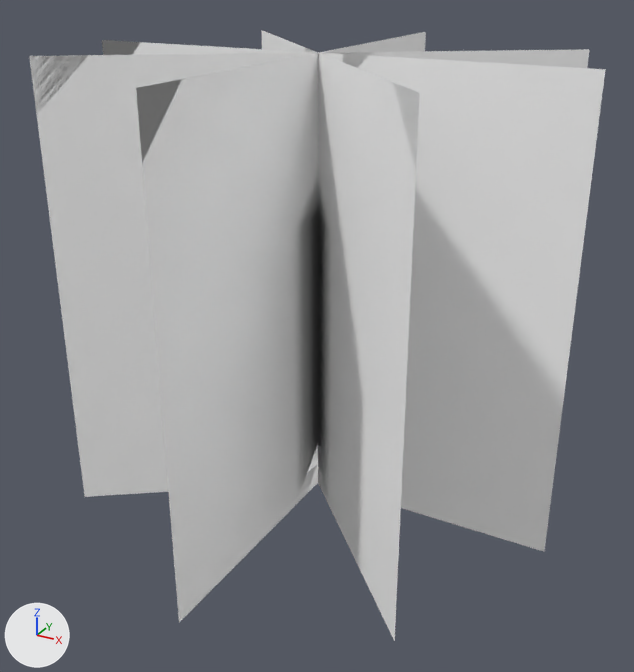
Before and after pictures for a commit that changed the FBX model Assets/Art/Models/grass_2.fbx.
One viewpoint serves both versions: a 50 mm lens placed at (1.88, -2.02, 1.82), pointed at (0.57, 0.37, 0.63). The lights are fixed; the arrows at lower left show +X, +Y and +Z. Where no turn or scale is listed for an object, it has been applied to the vertices. Vertices at the same position are counted once.

In view in the first picture: 'group3'.
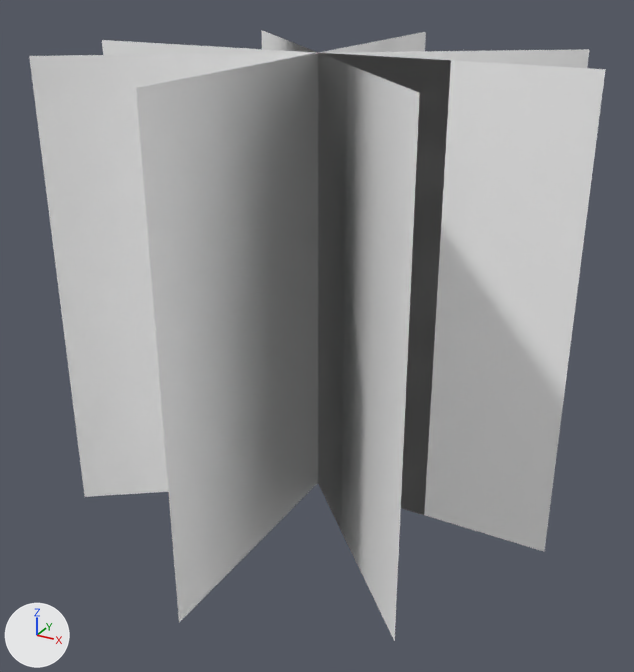
Changed parts and their boxes [x1, y1, x2, y2] in the pictures (634 x 672 px):
part 1 of me_mesh, deleted
    before: [29, 30, 606, 641]

What the commit changed:
me_mesh is used by ob_group3; location (0.543, 0.423, 0.003).
me_mesh had 677 vertices, 720 faces and spanned x -0.85..0.85, y -0.85..0.85, z 0.0..1.53.
me_mesh now has 25 vertices, 8 faces and spans x -0.85..0.85, y -0.85..0.85, z 0.0..1.53.
me_mesh part 1: 652 vertices removed from x -0.85..0.85, y -0.85..0.85, z 0.0..1.53.
